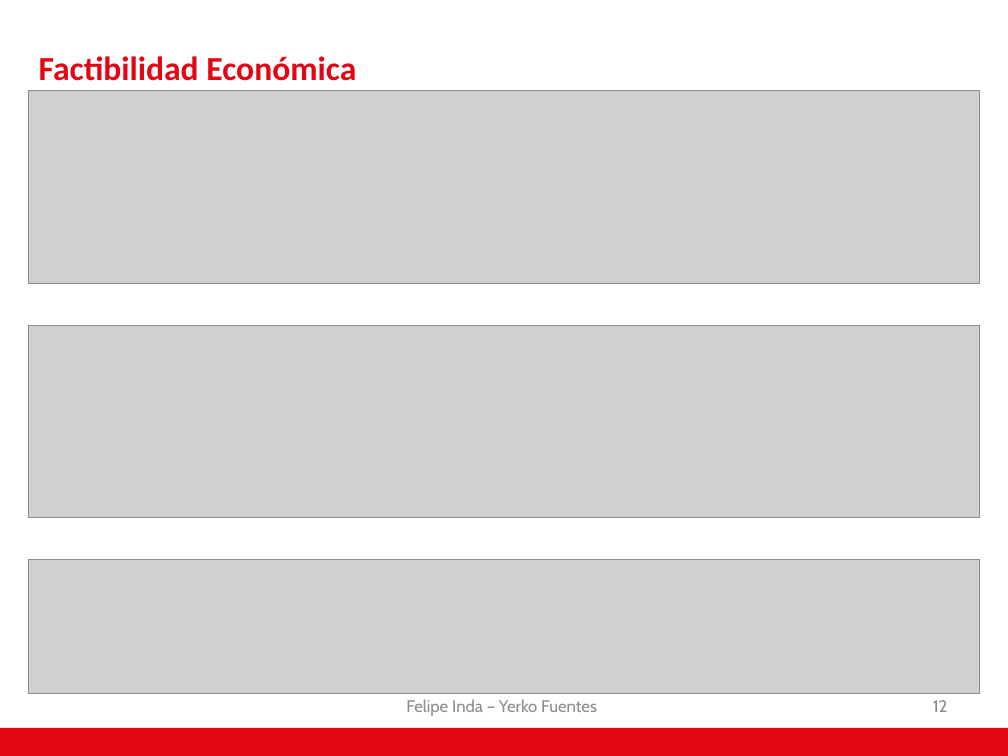
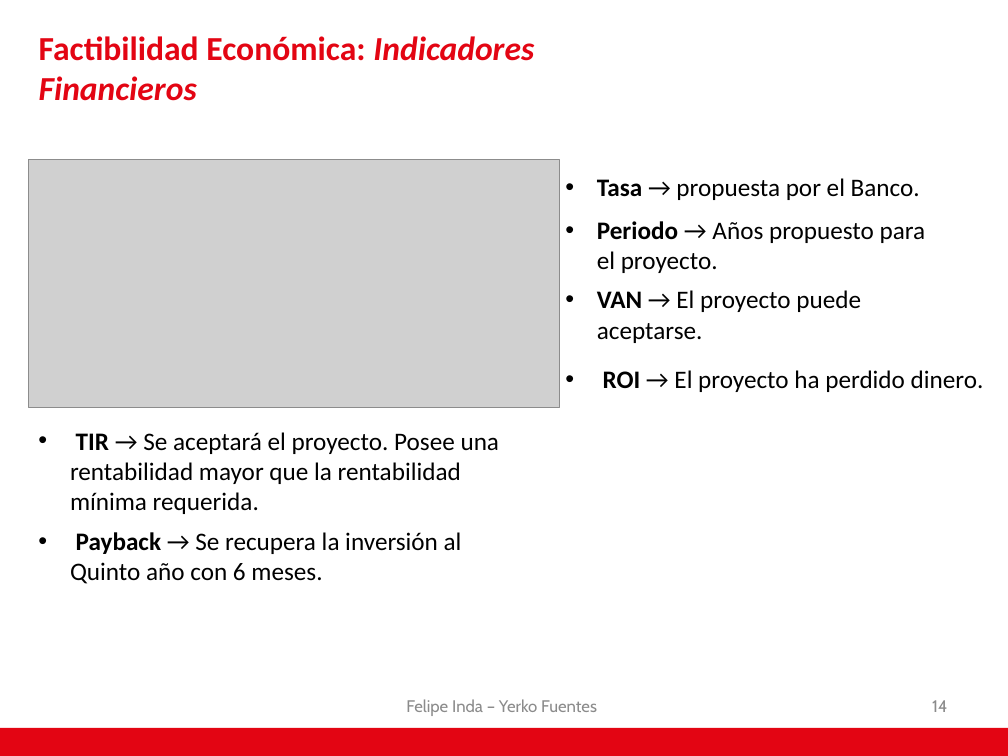
Before and after one commit to AdNNNN/inacap.2019, a slide deck: slide 14 of trabajos.inacap.2019/Preparacion y evaluacion de proyecto (PEP)/Visión artificial para el control vehicular .pptx (slide 12 before the commit). Drawn at 1008x756 pixels with LibreOffice and Linux fonts; fonts in the diff are those of the drawing; grey boxes stand for pictures; background and template pictures are left out. Boxes give left, top, right and bottom in pixels: in the first picture for what was removed or moved away, otherwise in the second. Text is boxed around its words. In the diff, an @@ line names an element or a change of style, - is before the commit and + after.

```diff
--- a/trabajos.inacap.2019/Preparacion y evaluacion de proyecto (PEP)/Visión artificial para el control vehicular .pptx
+++ b/trabajos.inacap.2019/Preparacion y evaluacion de proyecto (PEP)/Visión artificial para el control vehicular .pptx
@@ title at [39,36,534,101]: text changed @@
-Factibilidad Económica
+Factibilidad Económica: Indicadores Financieros
@@ picture removed at [28,91,979,283] @@
@@ picture added at [28,160,558,408] @@
@@ text added at [597,178,920,200], 18 pt, text #000000 @@
+• Tasa → propuesta por el Banco.
@@ text added at [597,221,926,273], 18 pt, text #000000 @@
+• Periodo → Años propuesto para el proyecto.
@@ text added at [597,290,861,343], 18 pt, text #000000 @@
+• VAN → El proyecto puede aceptarse.
@@ picture removed at [28,326,979,518] @@
@@ text added at [603,370,984,392], 18 pt, text #000000 @@
+• ROI → El proyecto ha perdido dinero.
@@ text added at [70,432,500,514], 18 pt, text #000000 @@
+• TIR → Se aceptará el proyecto. Posee una rentabilidad mayor que la rentabilidad mínima requerida.
@@ text added at [70,532,462,584], 18 pt, text #000000 @@
+• Payback → Se recupera la inversión al Quinto año con 6 meses.
@@ picture removed at [28,559,979,694] @@
@@ page number at [932,700,947,712]: text changed @@
-12
+14
```
Also in this commit, not shown: 12 other slides changed, 2 slides added.
